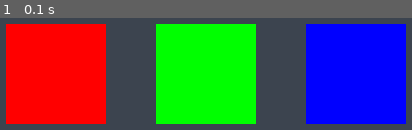
Above: before the commit, frame 1.
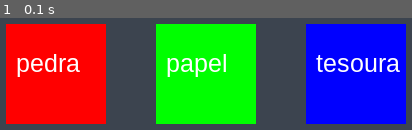
Above: after the commit, the same moment.

Repository: ifal-si-bacharel/jankenpoop
Game: pygame game, started from main.py
The game is run twice, just before and just after one commit, with the same random seed, the same clock (stepped at 60 frames per second) and the same inputs.
Inputs:
- Up to frame 1 (0.1 s): no input

The runs differ from the first frame. In frame 1, 3.5% of the frame differs, in the area x 4-98%, y 32-53%.

Commit message:
text button

Diff:
--- a/src/common/components/button.py
+++ b/src/common/components/button.py
@@ -1,25 +1,33 @@
 import pygame as pg
 from src.config.window import window
+from src.common.components.text import Text
 
 class Button():
   display = window()
 
-  width = display.get_width()
-  height = display.get_height()
+  screen_width = display.get_width()
+  screen_height = display.get_height()
 
-  def __init__(self, coordx, color, name):
-    self.coordy = self.height / 1.5-50
+  def __init__(self, coordx, color, name, width = 100, height = 100):
+    self.coordy = self.screen_height / 1.5 - 50
     self.coordx = coordx
-    self.position = (self.coordx,self.coordy)
     self.color = color
     self.name = name
-    self.buttonArea = pg.Rect(self.width / self.coordx-50, self.coordy,100,100)
+    self.width = width
+    self.height = height
+
+    self.buttonArea = pg.Rect(self.screen_width / self.coordx - 50, self.coordy, self.width , self.height)
 
   def draw(self):
     """
     desenha botões na tela:
     """
-    pg.draw.rect(self.display,self.color,self.buttonArea)
+    pg.draw.rect(self.display, self.color, self.buttonArea)
+
+    if self.name:
+      text = Text(self.name, (255, 255, 255), self.coordx, self.coordy)
+      text.draw()
+
 
   def is_hover(self):
     """verifica se o botão foi clicado"""
--- /dev/null
+++ b/src/common/components/text.py
@@ -0,0 +1,29 @@
+import pygame as pg
+from src.config.window import window
+
+class Text():
+  display = window()
+
+  screen_width = display.get_width()
+
+  def __init__(self, text, color, coordx, coordy):
+    pg.init()
+
+    self.font = pg.font.SysFont('Arial', 25)
+    self.coordx = coordx
+    self.coordy = coordy
+
+    self.half_font_width = self.font.get_linesize() / 2
+    self.half_font_height = self.font.get_height() / 2
+    self.CENTER_CONSTANT = 25
+
+    self.position = (
+      (self.screen_width / self.coordx - self.CENTER_CONSTANT) - self.half_font_width,
+      (self.coordy + self.CENTER_CONSTANT)
+    )
+
+    self.text = text
+    self.color = color
+
+  def draw(self):
+    self.display.blit(self.font.render(self.text, True, self.color), self.position)
--- a/src/modules/game_screen/game_screen.py
+++ b/src/modules/game_screen/game_screen.py
@@ -27,7 +27,3 @@
   button_pedra.draw()
   button_papel.draw()
   button_tesoura.draw()
-
-    # if
-    # button_papel.is_hover()
-    # button_tesoura.is_hover()
Not shown, changed: README.md
Not shown, changed: requirements.txt
